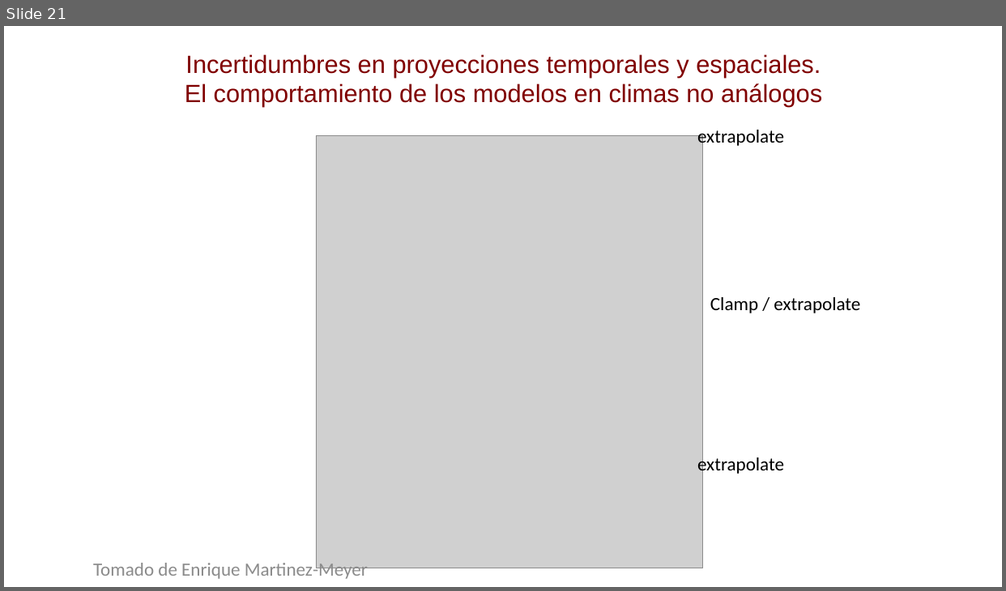
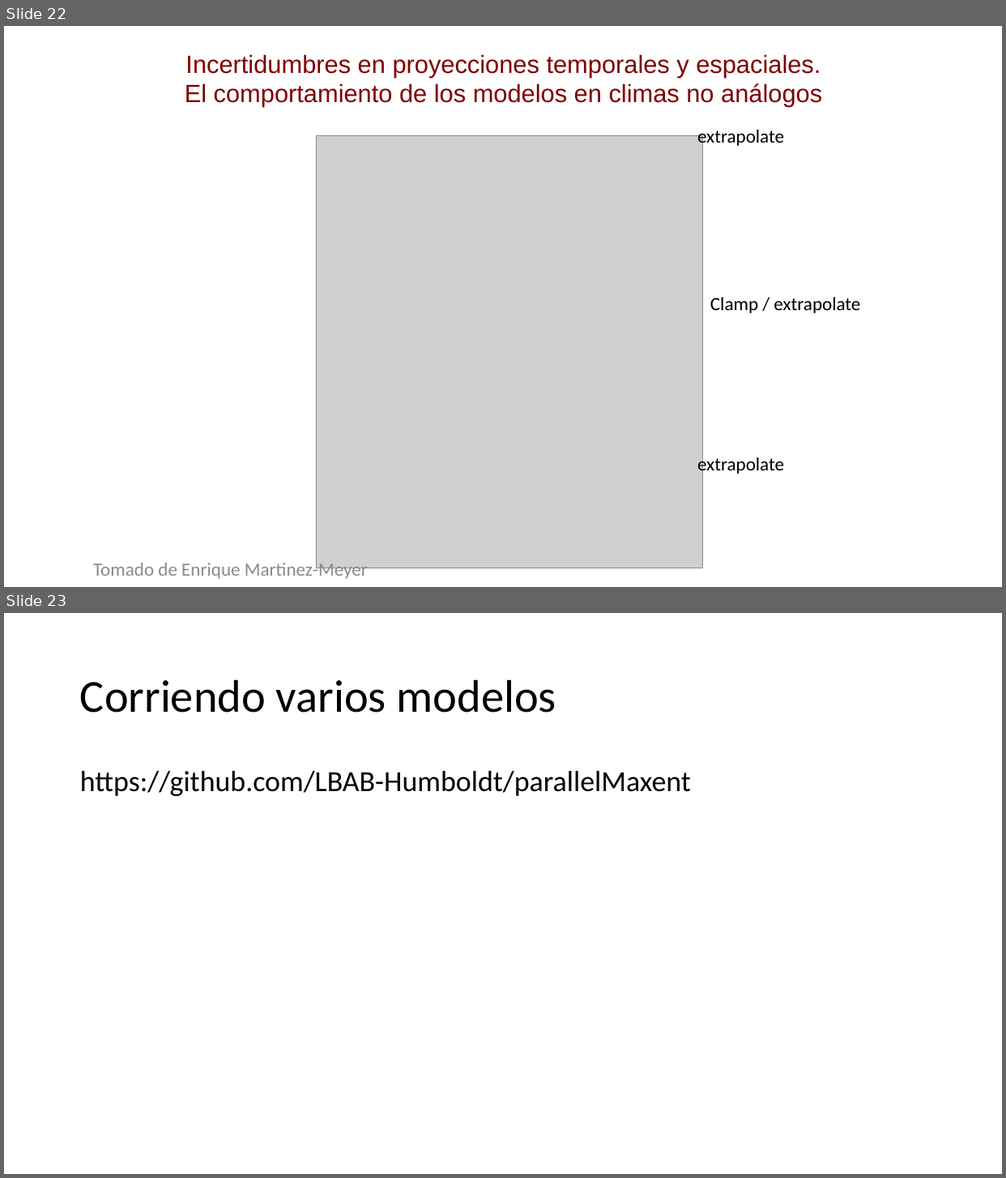
Before and after one commit to dlizcano/courses, a slide deck: Hangout_Maxent/Modelamiento de distribución de especies con Maxent en R.pptx. Shown one above the other, each under a label of ours: slide 21 before the commit, slides 22 and 23 after it. The pictures are 1006x591 and 1006x1178 pixels, drawn with LibreOffice and Linux fonts; fonts in the diff are those of the drawing; grey boxes stand for pictures. Boxes give left, top, right and bottom in pixels: in the first picture for what was removed or moved away, otherwise in the second. Text is boxed around its words. In the diff, an @@ line names an element or a change of style, - is before the commit and + after.

```diff
--- a/Hangout_Maxent/Modelamiento de distribución de especies con Maxent en R.pptx
+++ b/Hangout_Maxent/Modelamiento de distribución de especies con Maxent en R.pptx
@@ slide 23 added at [4, 613, 1002, 1174], background #FFFFFF @@
@@ title added at [80, 679, 556, 713], 44 pt, text #000000 @@
+Corriendo varios modelos
@@ text added at [80, 771, 691, 796], 28 pt, text #000000 @@
+https://github.com/LBAB-Humboldt/parallelMaxent
@@ what was slide 21 is now slide 22 @@
```
Also in this commit, not shown: 1 other slide added.
